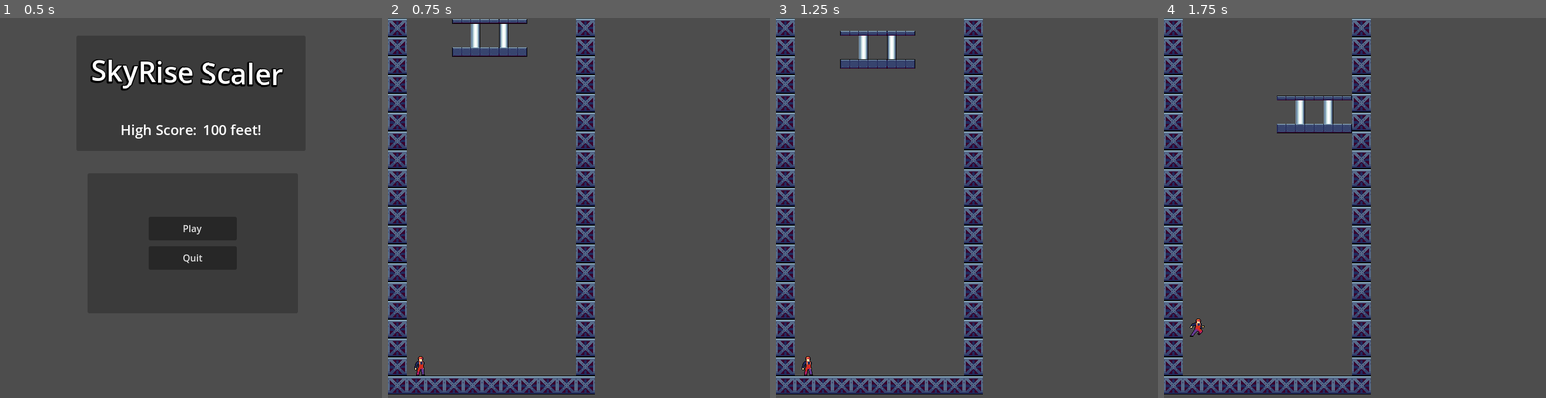
Above: before the commit, frames 1-4 (left to right).
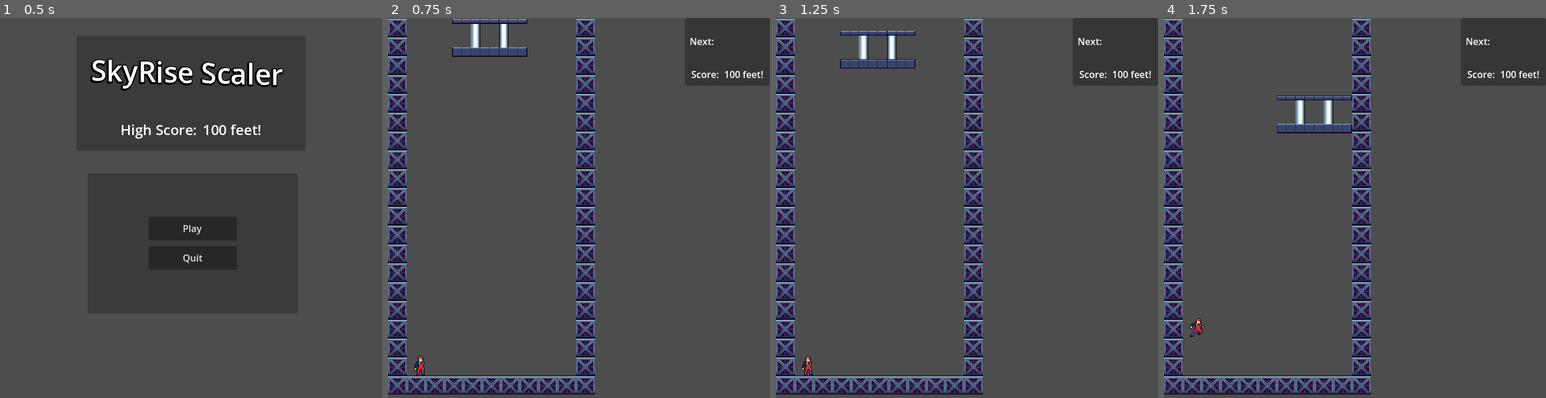
Above: after the commit, the same moments.

Repository: RexShipton/SkyRise-Scaler
Game: Godot game, scene res://scenes/main_menu.tscn
The game is run twice, just before and just after one commit, with the same random seed, the same clock (stepped at 60 frames per second) and the same inputs.
Inputs:
- Up to frame 1 (0.5 s): no input
- Up to frame 2 (0.75 s): click "Play" at 0.5 s
- Up to frame 3 (1.25 s): no input
- Up to frame 4 (1.75 s): hold Right (block_right) from 1.28 s (still down); hold Down (block_fast_fall) from 1.28 s (still down); tap W (character_jump) at 1.52 s

Frame 1 is identical in both runs. In frame 2, 0.2% of the frame differs, in the area x 79-99%, y 5-16%; in frame 3, 0.2%; in frame 4, 0.2%.

Commit message:
Added hud to world.

Diff:
--- a/new-game-project/scenes/main_menu.tscn
+++ b/new-game-project/scenes/main_menu.tscn
@@ -1,6 +1,57 @@
 [gd_scene load_steps=7 format=3 uid="uid://blbdkmm6nlsxe"]
 
 [ext_resource type="Script" path="res://scenes/main_menu.gd" id="1_kwgro"]
+
+[sub_resource type="Animation" id="Animation_xlxi6"]
+length = 0.001
+tracks/0/type = "value"
+tracks/0/imported = false
+tracks/0/enabled = true
+tracks/0/path = NodePath("../TitleLabel:position")
+tracks/0/interp = 1
+tracks/0/loop_wrap = true
+tracks/0/keys = {
+"times": PackedFloat32Array(0),
+"transitions": PackedFloat32Array(1),
+"update": 0,
+"values": [Vector2(10, 74)]
+}
+tracks/1/type = "value"
+tracks/1/imported = false
+tracks/1/enabled = true
+tracks/1/path = NodePath("../TitleLabel:rotation")
+tracks/1/interp = 1
+tracks/1/loop_wrap = true
+tracks/1/keys = {
+"times": PackedFloat32Array(0),
+"transitions": PackedFloat32Array(1),
+"update": 0,
+"values": [0.0]
+}
+tracks/2/type = "value"
+tracks/2/imported = false
+tracks/2/enabled = true
+tracks/2/path = NodePath("../TitleLabel:theme_override_constants/shadow_offset_x")
+tracks/2/interp = 1
+tracks/2/loop_wrap = true
+tracks/2/keys = {
+"times": PackedFloat32Array(0),
+"transitions": PackedFloat32Array(1),
+"update": 1,
+"values": [null]
+}
+tracks/3/type = "value"
+tracks/3/imported = false
+tracks/3/enabled = true
+tracks/3/path = NodePath("../TitleLabel:theme_override_constants/shadow_offset_y")
+tracks/3/interp = 1
+tracks/3/loop_wrap = true
+tracks/3/keys = {
+"times": PackedFloat32Array(0),
+"transitions": PackedFloat32Array(1),
+"update": 1,
+"values": [null]
+}
 
 [sub_resource type="Animation" id="Animation_nn1yc"]
 resource_name = "TitleAnim"
@@ -56,57 +107,6 @@
 "values": [0, 1, 2, 3, 2, 1, 0, 1, 2, 3, 2, 1, 0]
 }
 
-[sub_resource type="Animation" id="Animation_xlxi6"]
-length = 0.001
-tracks/0/type = "value"
-tracks/0/imported = false
-tracks/0/enabled = true
-tracks/0/path = NodePath("../TitleLabel:position")
-tracks/0/interp = 1
-tracks/0/loop_wrap = true
-tracks/0/keys = {
-"times": PackedFloat32Array(0),
-"transitions": PackedFloat32Array(1),
-"update": 0,
-"values": [Vector2(10, 74)]
-}
-tracks/1/type = "value"
-tracks/1/imported = false
-tracks/1/enabled = true
-tracks/1/path = NodePath("../TitleLabel:rotation")
-tracks/1/interp = 1
-tracks/1/loop_wrap = true
-tracks/1/keys = {
-"times": PackedFloat32Array(0),
-"transitions": PackedFloat32Array(1),
-"update": 0,
-"values": [0.0]
-}
-tracks/2/type = "value"
-tracks/2/imported = false
-tracks/2/enabled = true
-tracks/2/path = NodePath("../TitleLabel:theme_override_constants/shadow_offset_x")
-tracks/2/interp = 1
-tracks/2/loop_wrap = true
-tracks/2/keys = {
-"times": PackedFloat32Array(0),
-"transitions": PackedFloat32Array(1),
-"update": 1,
-"values": [null]
-}
-tracks/3/type = "value"
-tracks/3/imported = false
-tracks/3/enabled = true
-tracks/3/path = NodePath("../TitleLabel:theme_override_constants/shadow_offset_y")
-tracks/3/interp = 1
-tracks/3/loop_wrap = true
-tracks/3/keys = {
-"times": PackedFloat32Array(0),
-"transitions": PackedFloat32Array(1),
-"update": 1,
-"values": [null]
-}
-
 [sub_resource type="AnimationLibrary" id="AnimationLibrary_yh7yt"]
 _data = {
 "RESET": SubResource("Animation_xlxi6"),
--- a/new-game-project/scenes/pause_manager.gd
+++ b/new-game-project/scenes/pause_manager.gd
@@ -17,4 +17,5 @@
 	toggle_pause()
 
 func _on_quit_button_pressed() -> void:
+	get_tree().paused = false
 	get_tree().change_scene_to_file("res://scenes/main_menu.tscn")
--- a/new-game-project/world.tscn
+++ b/new-game-project/world.tscn
@@ -1,8 +1,9 @@
-[gd_scene load_steps=10 format=4 uid="uid://e27tcmwbd3ke"]
+[gd_scene load_steps=11 format=4 uid="uid://e27tcmwbd3ke"]
 
 [ext_resource type="Texture2D" uid="uid://bsy417pvgfcuf" path="res://assets/BoardAtlas.png" id="1_c3tfi"]
 [ext_resource type="Script" path="res://world.gd" id="1_novwx"]
 [ext_resource type="PackedScene" uid="uid://dp122pt878tim" path="res://scenes/player.tscn" id="3_e5w51"]
+[ext_resource type="PackedScene" uid="uid://c3ivuprkcunht" path="res://scenes/hud.tscn" id="4_bkgi5"]
 
 [sub_resource type="TileSetAtlasSource" id="TileSetAtlasSource_diqox"]
 texture = ExtResource("1_c3tfi")
@@ -85,6 +86,8 @@
 [node name="Player" parent="." instance=ExtResource("3_e5w51")]
 position = Vector2(56, 600)
 
+[node name="HUD" parent="." instance=ExtResource("4_bkgi5")]
+
 [connection signal="timeout" from="spawnTimer" to="." method="_on_spawn_timer_timeout"]
 [connection signal="body_entered" from="spawnArea" to="." method="_on_spawn_area_body_entered"]
 [connection signal="body_exited" from="spawnArea" to="." method="_on_spawn_area_body_exited"]
